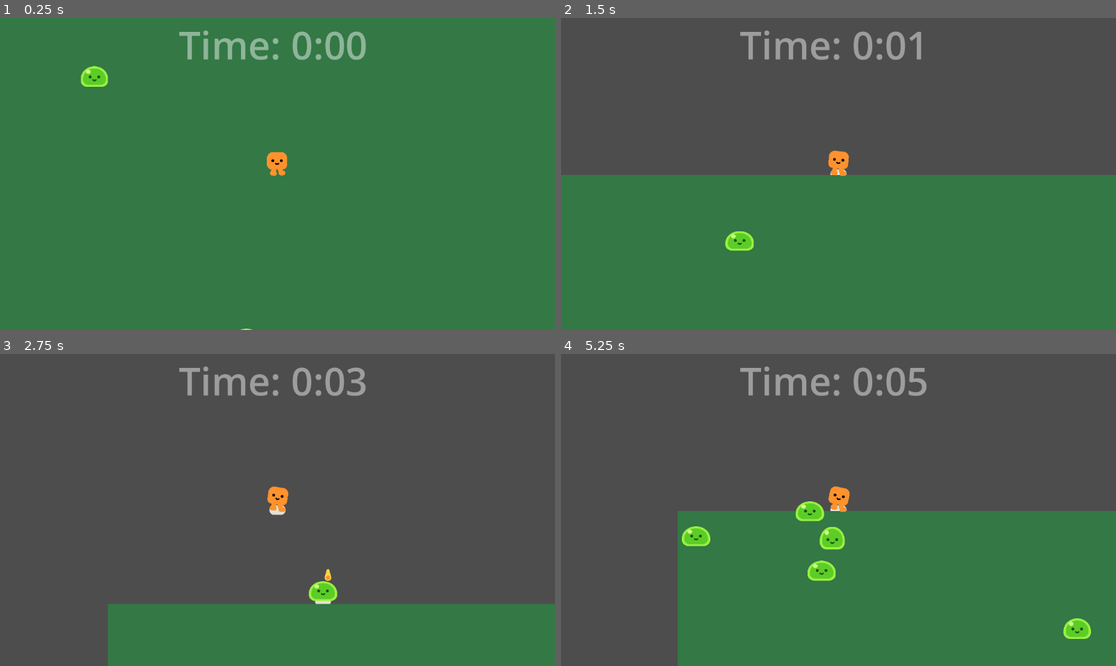
Above: before the commit, frames 1-4 (two rows, left to right).
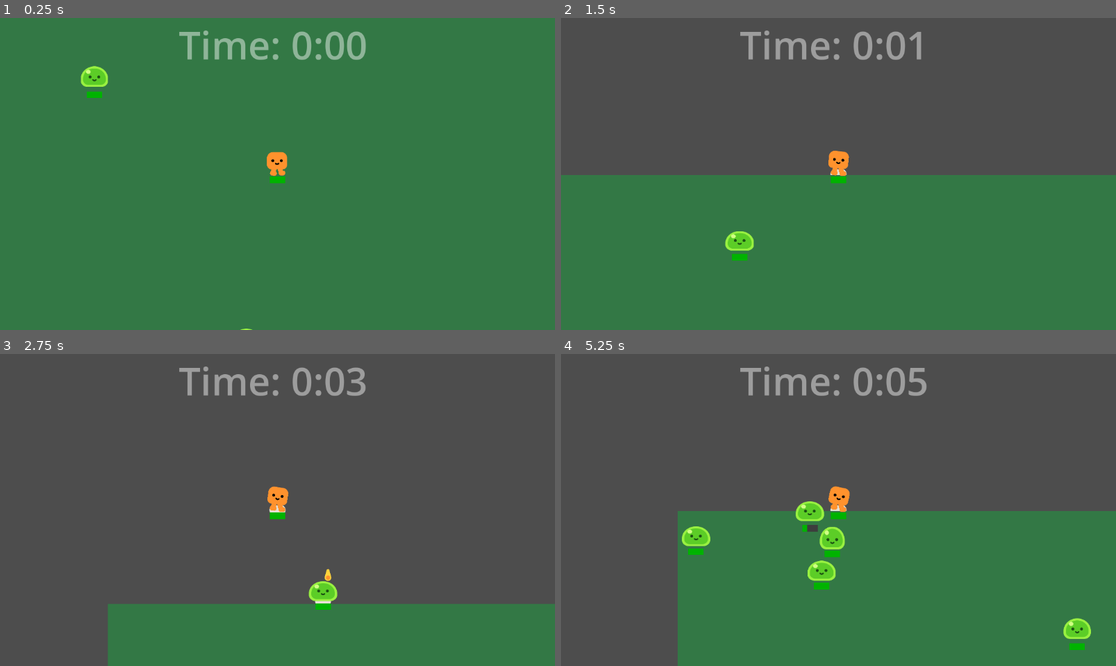
Above: after the commit, the same moments.

Repository: Nalmeder/idleshmup
Game: Godot game, scene res://idleschmup_game.tscn
Two runs of this game, one before a commit and one after it. Both use one fixed random seed, a clock stepped at 60 frames per second and the inputs below.
Inputs:
- Up to frame 1 (0.25 s): no input
- Up to frame 2 (1.5 s): hold Up (up) from 0.53 s (still down)
- Up to frame 3 (2.75 s): release Up (up) at 2.03 s; hold Left (left) from 2.03 s (still down)
- Up to frame 4 (5.25 s): release Left (left) at 3.53 s; hold Down (down) 3.53-4.28 s; hold Right (right) 4.28-5.03 s; hold Up (up) from 5.03 s (still down)

The runs differ from the first frame. In frame 1, 0.1% of the frame differs, in the area x 15-52%, y 23-54%; in frame 2, 0.1%; in frame 3, 0.1%; in frame 4, 0.4%, in the area x 22-95%, y 50-95%.

Commit message:
added healthbars to all enemies with health

Diff:
--- a/Scripts/health_component.gd
+++ b/Scripts/health_component.gd
@@ -6,7 +6,11 @@
 
 func _ready():
 	current_health = max_health  # Initialize health
+	%HealthBar.value = max_health	 # Initialize full health bar
+	%HealthBar.max_value = max_health
 
+func _physics_process(delta):
+	%HealthBar.value = current_health
 
 func reduce_health(amount):
 	current_health -= amount
--- a/components/health_component.tscn
+++ b/components/health_component.tscn
@@ -1,6 +1,23 @@
-[gd_scene load_steps=2 format=3 uid="uid://cuhrf53bsvtu3"]
+[gd_scene load_steps=4 format=3 uid="uid://cuhrf53bsvtu3"]
 
-[ext_resource type="Script" path="res://Scripts/health_component.gd" id="1_rafao"]
+[ext_resource type="Script" path="res://Scripts/health_component.gd" id="1_3h8sv"]
+
+[sub_resource type="StyleBoxFlat" id="StyleBoxFlat_h4ftx"]
+bg_color = Color(0.239216, 0.239216, 0.239216, 1)
+
+[sub_resource type="StyleBoxFlat" id="StyleBoxFlat_sp84e"]
+bg_color = Color(0, 0.701961, 0, 1)
 
 [node name="health_component" type="Node2D"]
-script = ExtResource("1_rafao")
+script = ExtResource("1_3h8sv")
+
+[node name="HealthBar" type="ProgressBar" parent="."]
+unique_name_in_owner = true
+offset_left = -32.0
+offset_top = 11.0
+offset_right = 32.0
+offset_bottom = 38.0
+theme_override_styles/background = SubResource("StyleBoxFlat_h4ftx")
+theme_override_styles/fill = SubResource("StyleBoxFlat_sp84e")
+max_value = 3.0
+show_percentage = false
